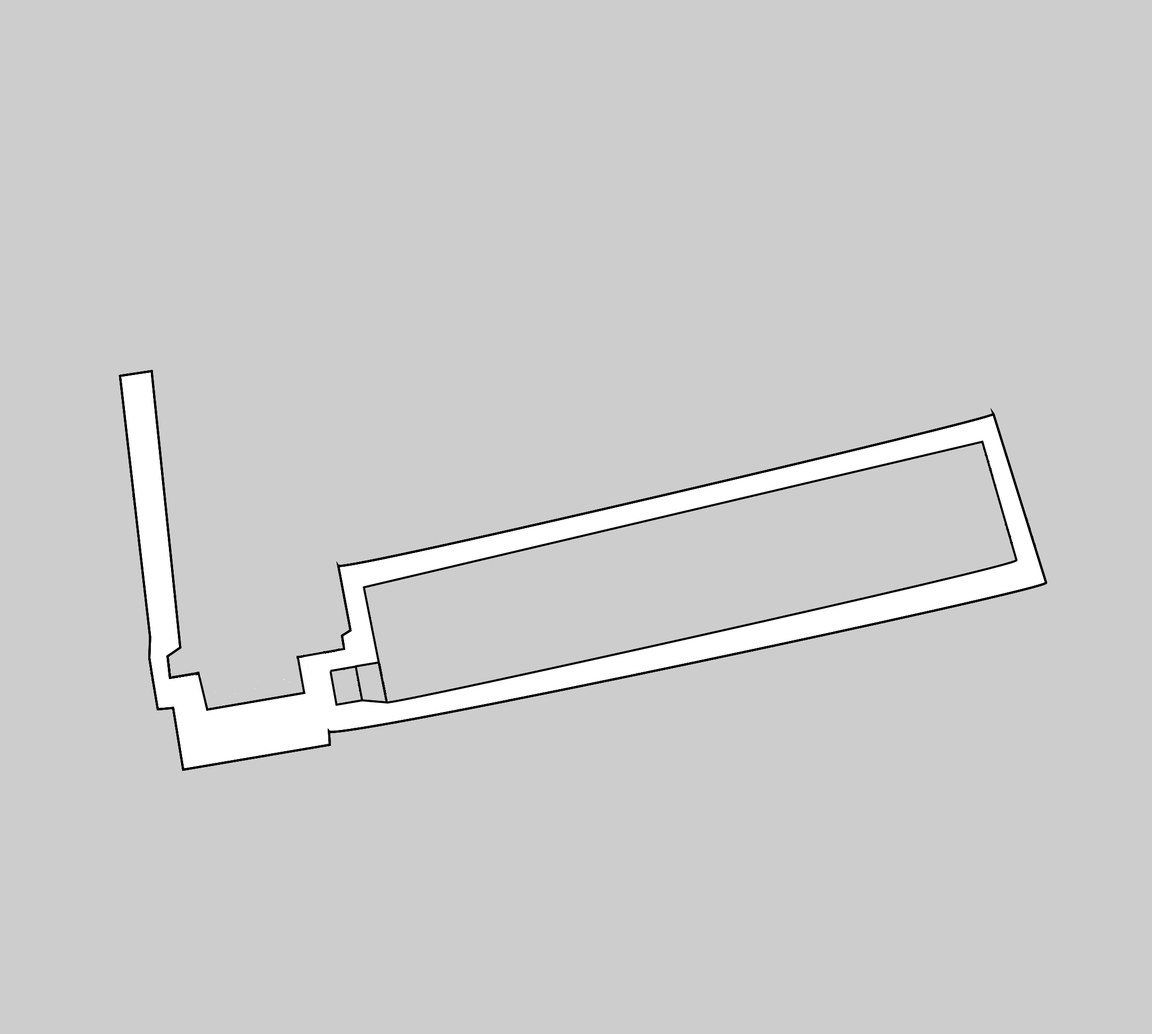
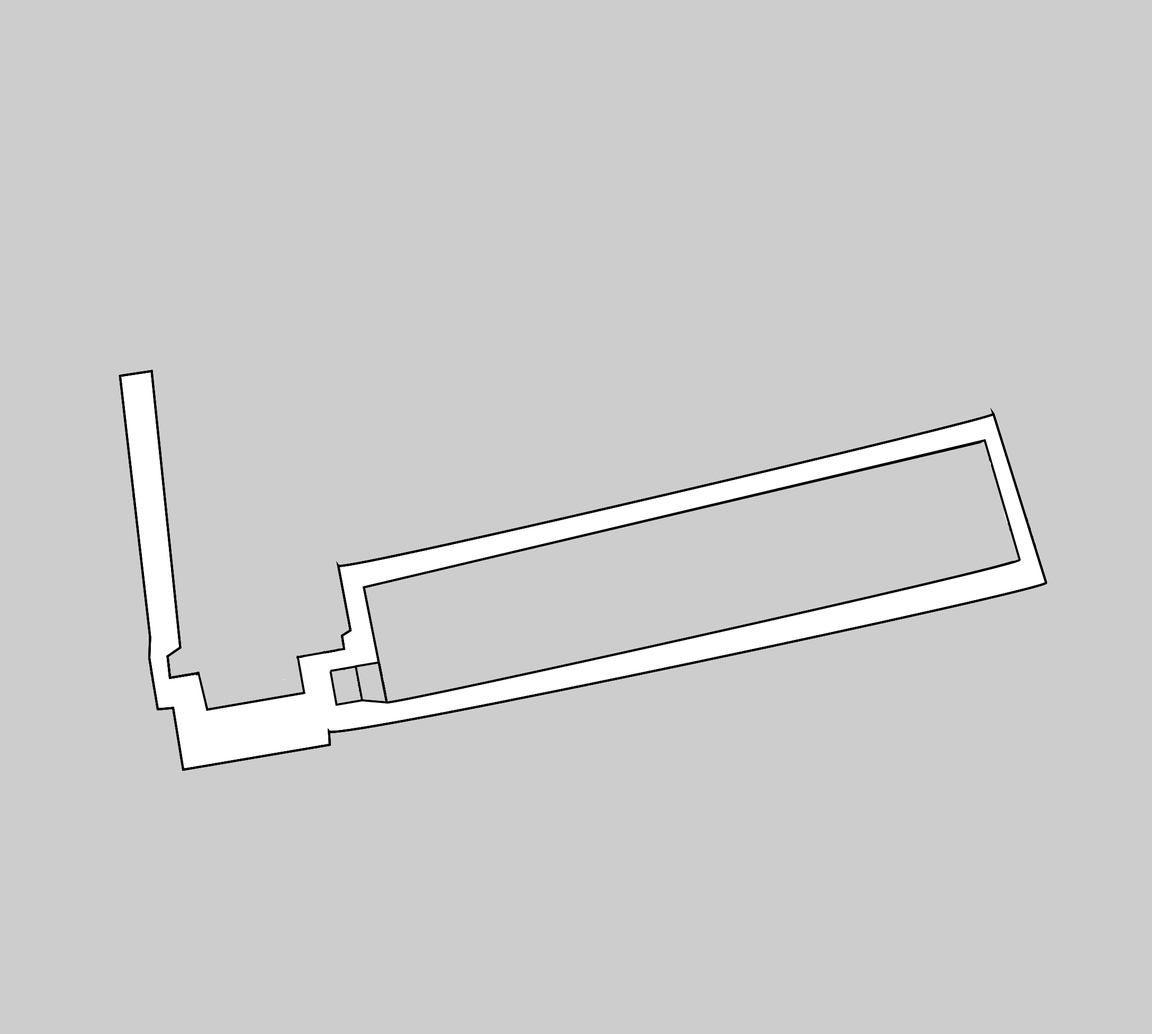
Revision of a layered w=1152, h=1034 image; what changed, layer by layer:
painted on "Virtual wall" over (x1=362, y1=439, x2=1022, y2=704)
